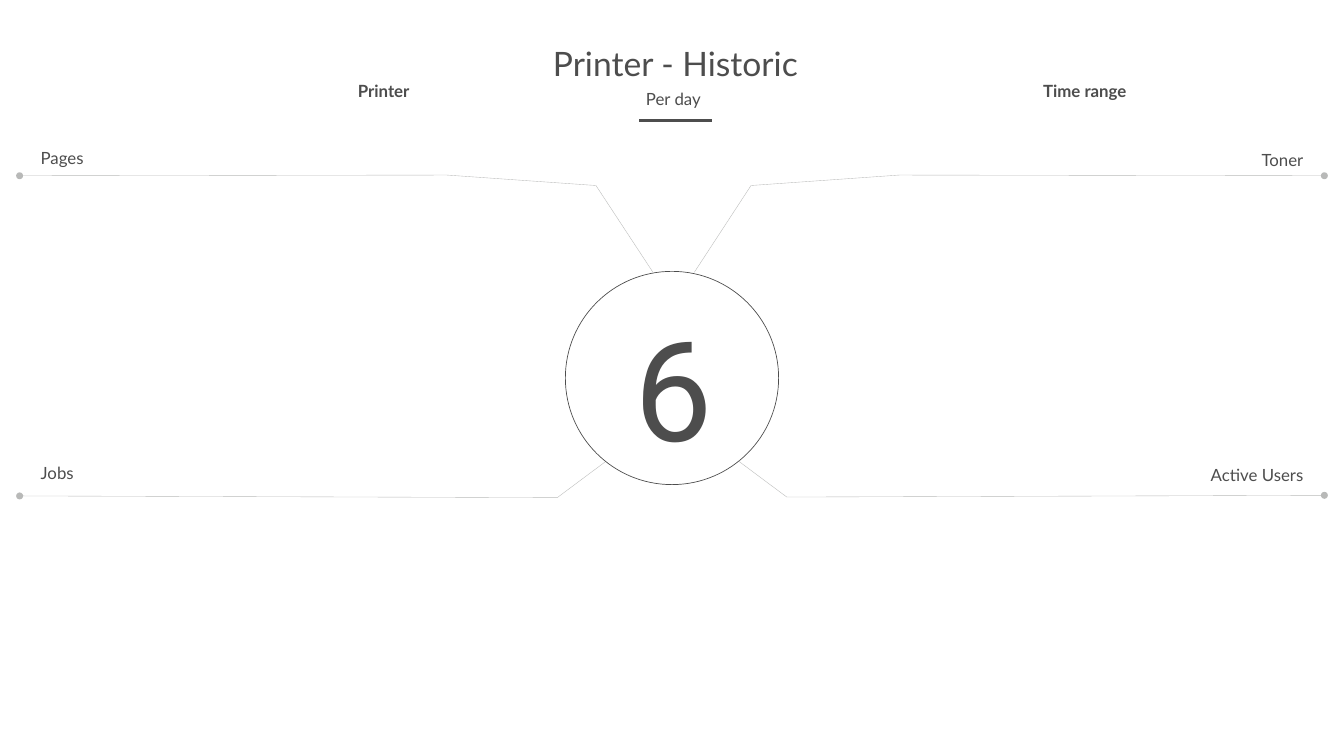
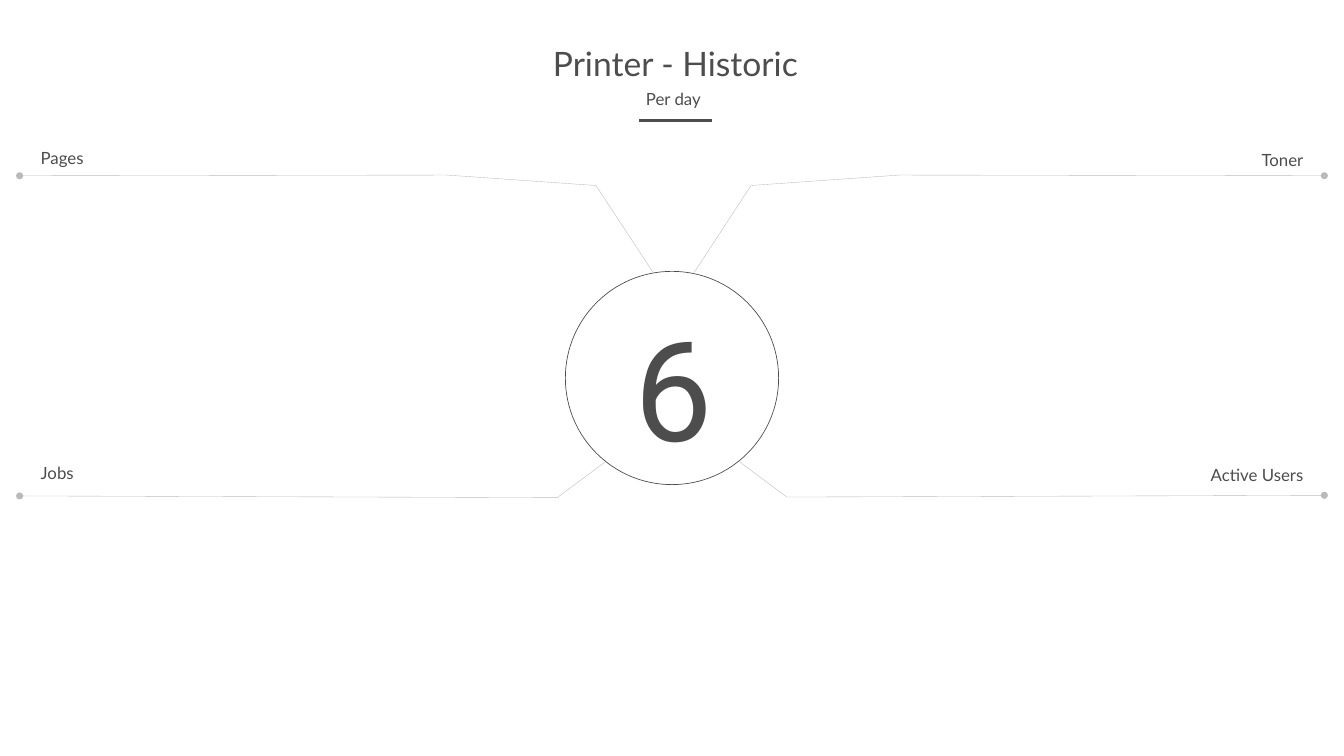
Before and after one commit to printix/Power-BI, a slide deck: slide 5 of PowerPoint/PrintixPowerBIDesign.pptx. Drawn at 1344x756 pixels with LibreOffice and Linux fonts; fonts in the diff are those of the drawing; background and template pictures are left out. Boxes give left, top, right and bottom in pixels: in the first picture for what was removed or moved away, otherwise in the second. Text is boxed around its words. In the diff, an @@ line names an element or a change of style, - is before the commit and + after.

```diff
--- a/PowerPoint/PrintixPowerBIDesign.pptx
+++ b/PowerPoint/PrintixPowerBIDesign.pptx
@@ text removed at (358,84,410,97) @@
-Printer
@@ text removed at (1043,84,1127,100) @@
-Time range
```
Also in this commit, not shown: 3 other slides changed, 1 slide added, 1 slide removed, 50 other files.
